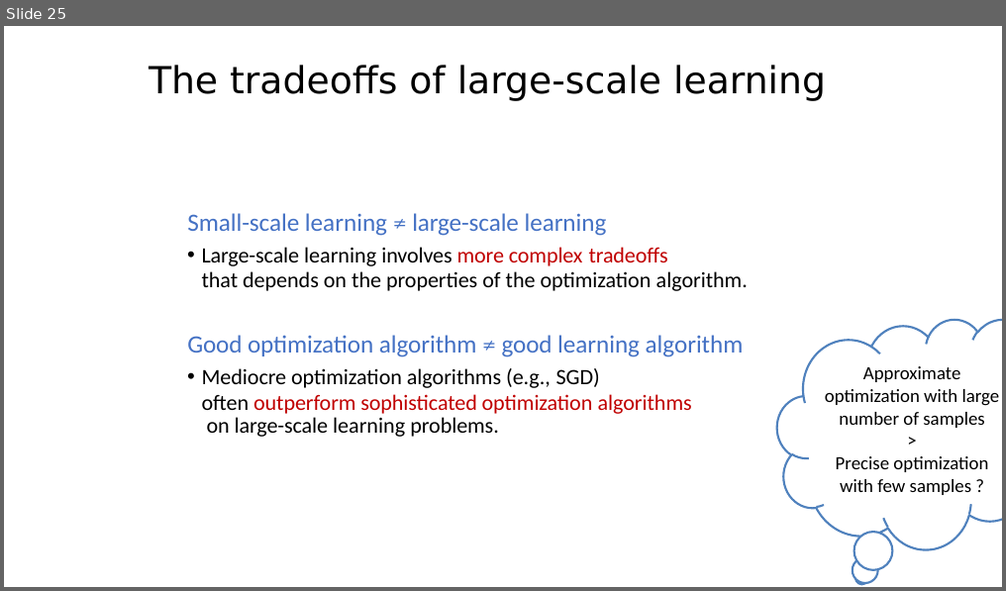
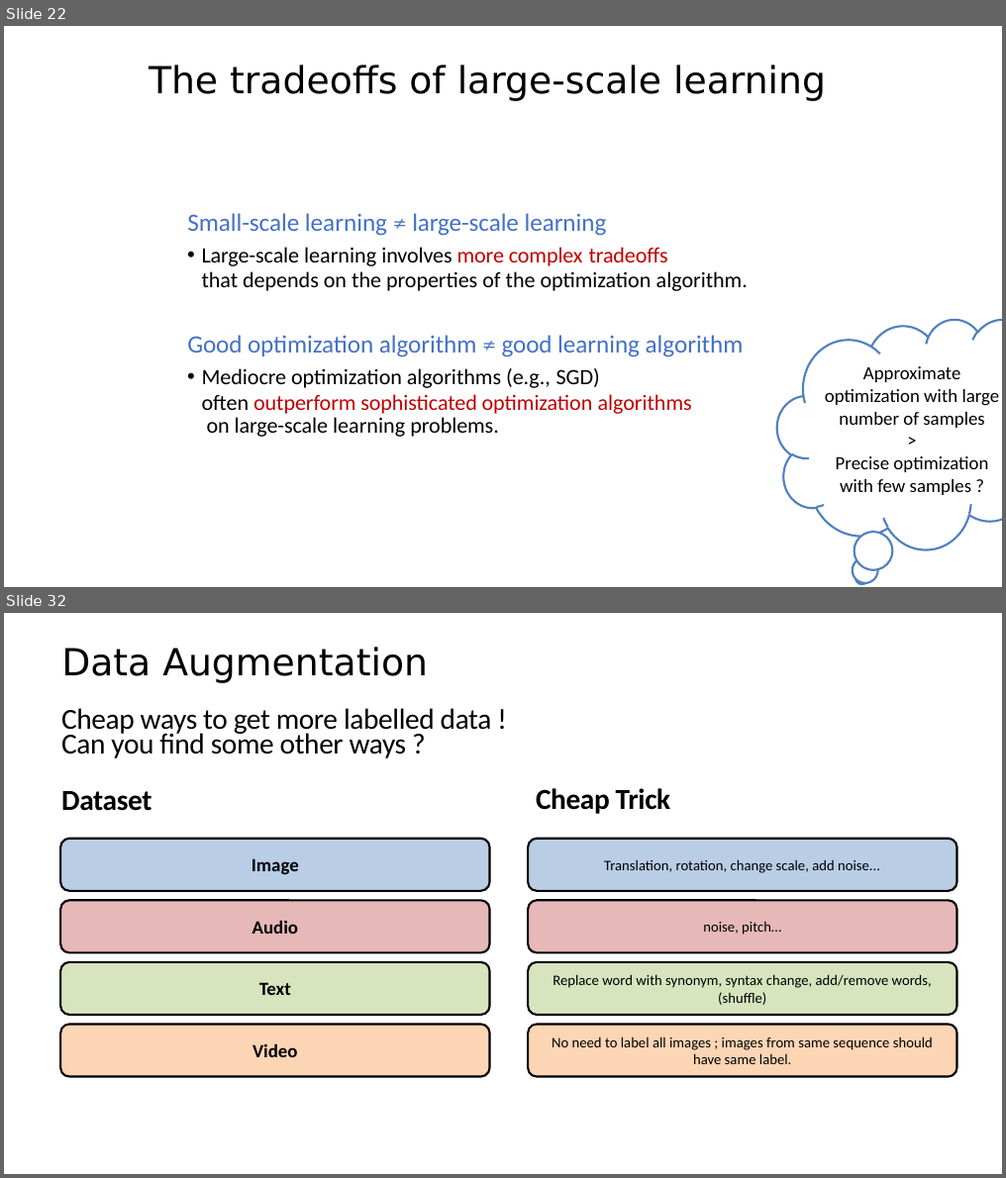
Before and after one commit to criteo-research/master-iasd, a slide deck: module3/session1/class1-part1-introduction.pptx. Shown one above the other, each under a label of ours: slide 25 before the commit, slides 22 and 32 after it; the slides between them are not shown. The pictures are 1006x591 and 1006x1178 pixels, drawn with LibreOffice and Linux fonts; fonts in the diff are those of the drawing. Boxes give left, top, right and bottom in pixels: in the first picture for what was removed or moved away, otherwise in the second. Text is boxed around its words. In the diff, an @@ line names an element or a change of style, - is before the commit and + after.

```diff
--- a/module3/session1/class1-part1-introduction.pptx
+++ b/module3/session1/class1-part1-introduction.pptx
@@ slide 32 added at bbox=[4, 613, 1002, 1174], background #FFFFFF @@
@@ text added at bbox=[61, 647, 428, 683], 36 pt, text #000000 @@
+Data Augmentation
@@ text added at bbox=[61, 708, 492, 759], 28 pt, text #000000 @@
+Cheap ways to get more labelled data !
+Can you find some other ways ?
@@ text added at bbox=[536, 788, 671, 814], 28 pt, text #000000, bold @@
+Cheap Trick
@@ text added at bbox=[61, 791, 152, 811], 28 pt, text #000000, bold @@
+Dataset
@@ rounded rectangle added at bbox=[60, 839, 490, 891], fill #B9CDE5, outline #000000 2 pt, 18 pt, text #000000, bold @@
+Image
@@ rounded rectangle added at bbox=[528, 839, 957, 891], fill #B9CDE5, outline #000000 2 pt, 14 pt, text #000000 @@
+Translation, rotation, change scale, add noise...
@@ rounded rectangle added at bbox=[60, 901, 490, 954], fill #E6B9B8, outline #000000 2 pt, 18 pt, text #000000, bold @@
+Audio
@@ rounded rectangle added at bbox=[528, 901, 957, 954], fill #E6B9B8, outline #000000 2 pt, 14 pt, text #000000 @@
+noise, pitch…
@@ rounded rectangle added at bbox=[60, 962, 490, 1015], fill #D7E4BD, outline #000000 2 pt, 18 pt, text #000000, bold @@
+Text
@@ rounded rectangle added at bbox=[528, 962, 957, 1015], fill #D7E4BD, outline #000000 2 pt, 14 pt, text #000000 @@
+Replace word with synonym, syntax change, add/remove words, (shuffle)
@@ rounded rectangle added at bbox=[60, 1025, 490, 1077], fill #FCD5B5, outline #000000 2 pt, 18 pt, text #000000, bold @@
+Video
@@ rounded rectangle added at bbox=[528, 1025, 957, 1077], fill #FCD5B5, outline #000000 2 pt, 14 pt, text #000000 @@
+No need to label all images ; images from same sequence should have same label.
@@ what was slide 25 is now slide 22 @@
```
Also in this commit, not shown: 9 slides changed, 9 other slides added, 14 slides removed, 3 other files.
